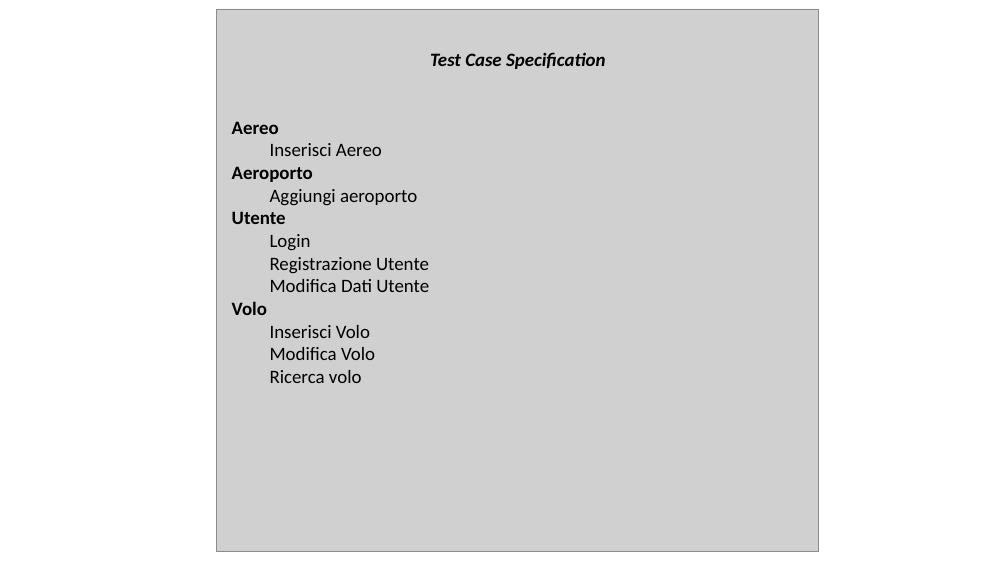
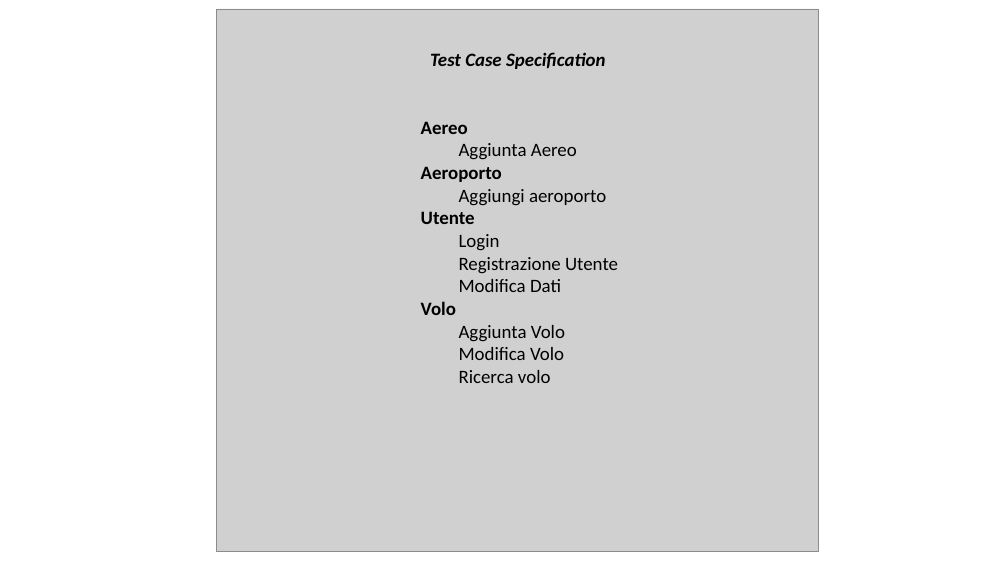
Before and after one commit to mario-santoro/Uni-AirLines, a slide deck: slide 26 of presentazioneIS.pptx. Drawn at 1008x567 pixels with LibreOffice and Linux fonts; fonts in the diff are those of the drawing; grey boxes stand for pictures. Boxes give left, top, right and bottom in pixels: in the first picture for what was removed or moved away, otherwise in the second. Text is boxed around its words. In the diff, an @@ line names an element or a change of style, - is before the commit and + after.

```diff
--- a/presentazioneIS.pptx
+++ b/presentazioneIS.pptx
@@ text at (421, 121, 618, 383): list level 2 to 7 in "Aereo"; list level 2 to 7 in "Aeroporto"; list level 3 to 8 in "Aggiungi aeroporto"; list level 2 to 7 in "Utente"; list level 3 to 8 in "Login"; list level 3 to 8 in "Registrazione Utente"; list level 2 to 7 in "Volo"; list level 3 to 8 in "Modifica Volo"; list level 3 to 8 in "Ricerca volo" @@
@@ text at (459, 143, 577, 160): text changed @@
-    Inserisci Aereo
+              Aggiunta Aereo
@@ text at (459, 279, 561, 292): text changed @@
-    Modifica Dati Utente
+              Modifica Dati
@@ text at (459, 325, 565, 342): text changed @@
-    Inserisci Volo
+              Aggiunta Volo
```
Also in this commit, not shown: 1 slide added.
